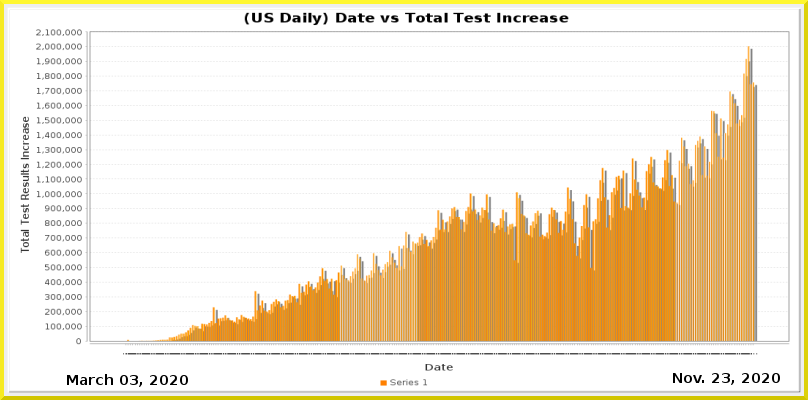
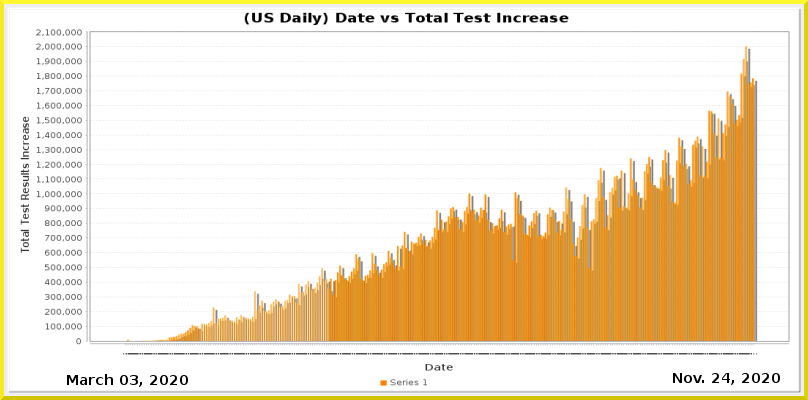
Layered file, before and after one edit (808x400). Changes by layer:
painted on "Current Date" over <box>722,373,730,383</box>
painted on "Date_vs_TestIncrease.png" over <box>134,46,758,355</box>
